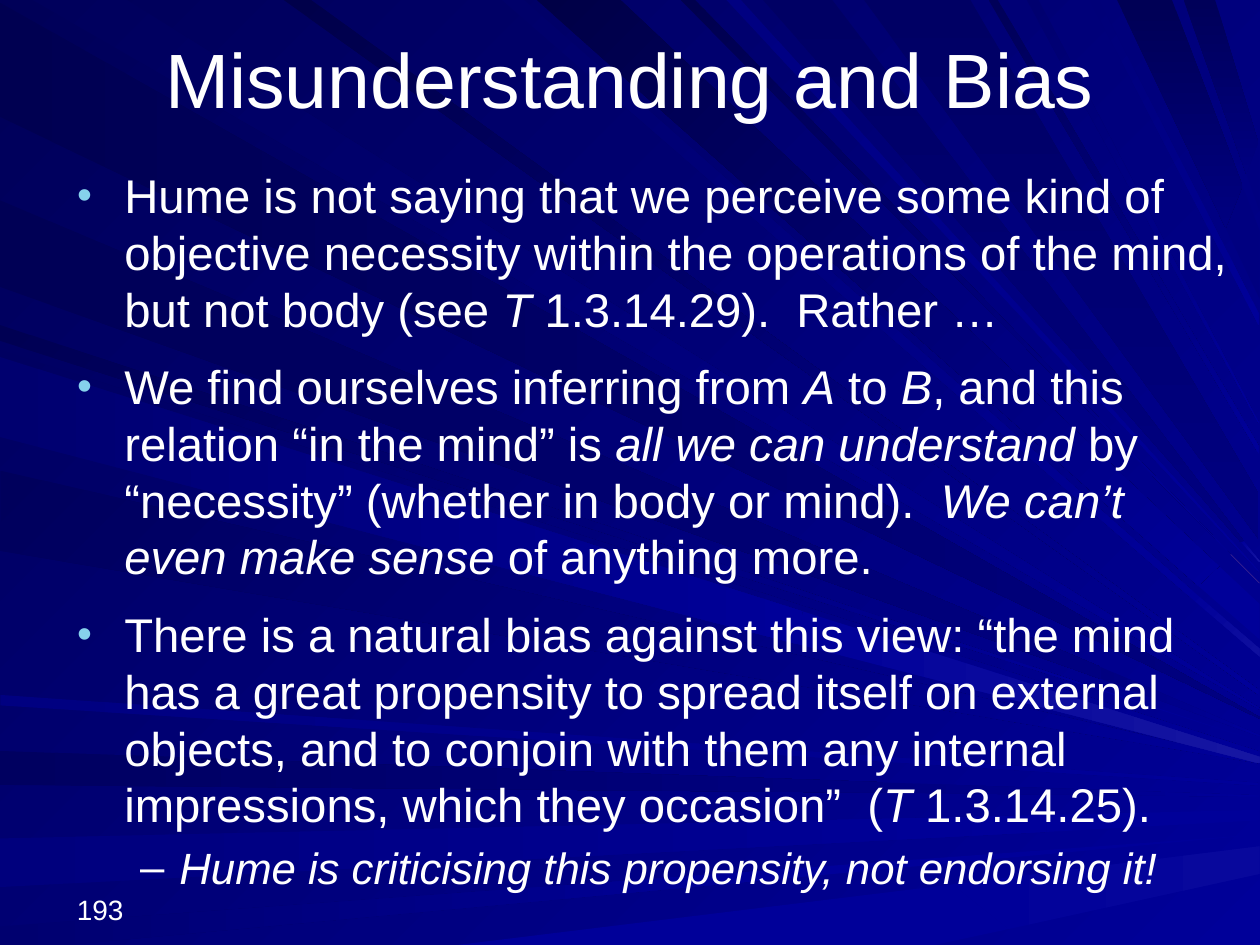
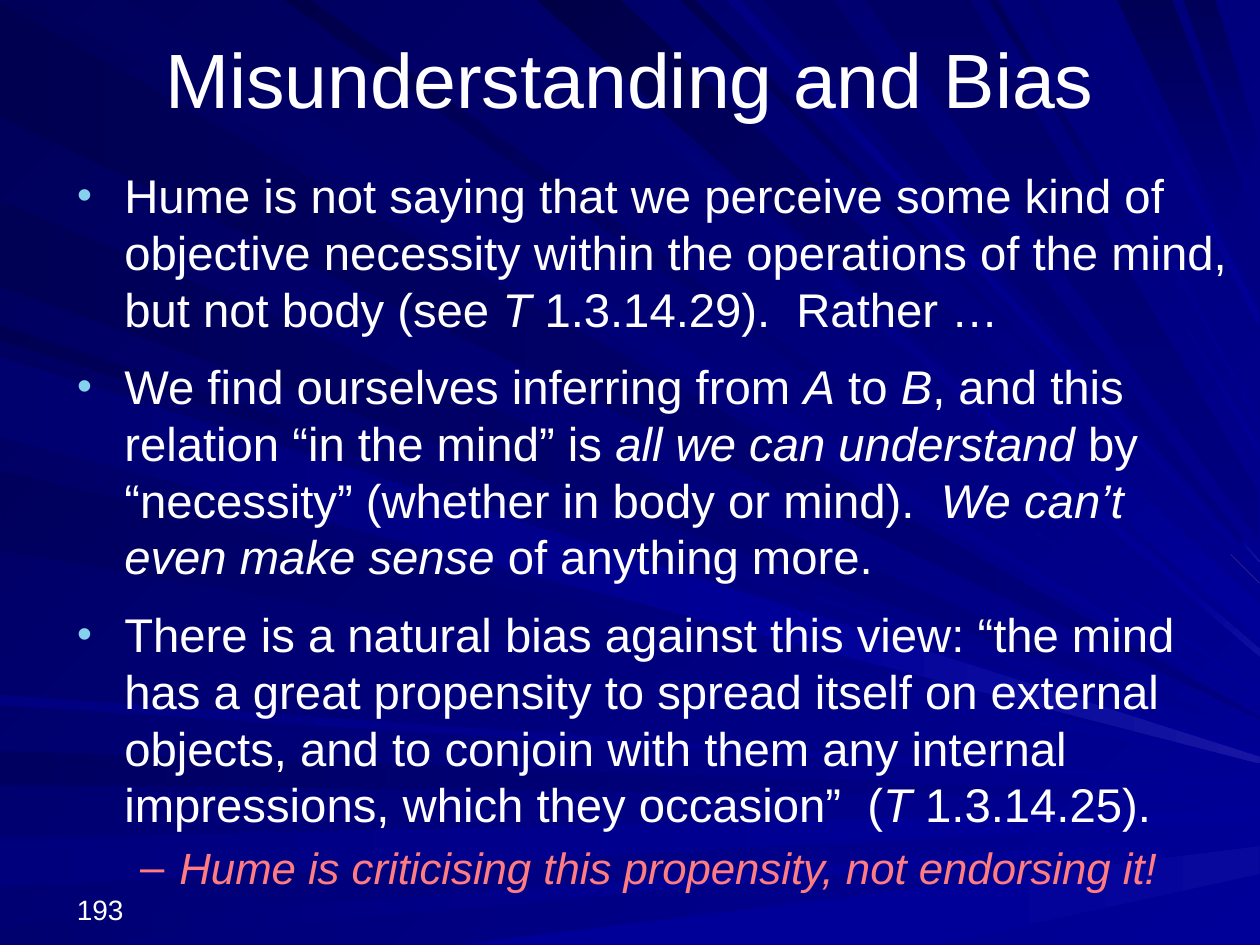
Before and after one commit to englishphilosophy/hume-texts-online, a slide deck: slide 193 of teaching/lectures/2024_Hume_MT_current.pptx. Drawn at 1260x945 pixels with LibreOffice and Linux fonts; fonts in the diff are those of the drawing. Boxes give left, top, right and bottom in pixels: in the first picture for what was removed or moved away, otherwise in the second. Text is boxed around its words. In the diff, an @@ line names an element or a change of style, - is before the commit and + after.

```diff
--- a/teaching/lectures/2024_Hume_MT_current.pptx
+++ b/teaching/lectures/2024_Hume_MT_current.pptx
@@ text at box(179, 852, 1157, 893): text colour #FFFFFF to #FF7C80 in "Hume is criticising this propensity, not endorsing ..." @@
```
Also in this commit, not shown: 6 other slides changed, 54 slides added, 1 other file.
